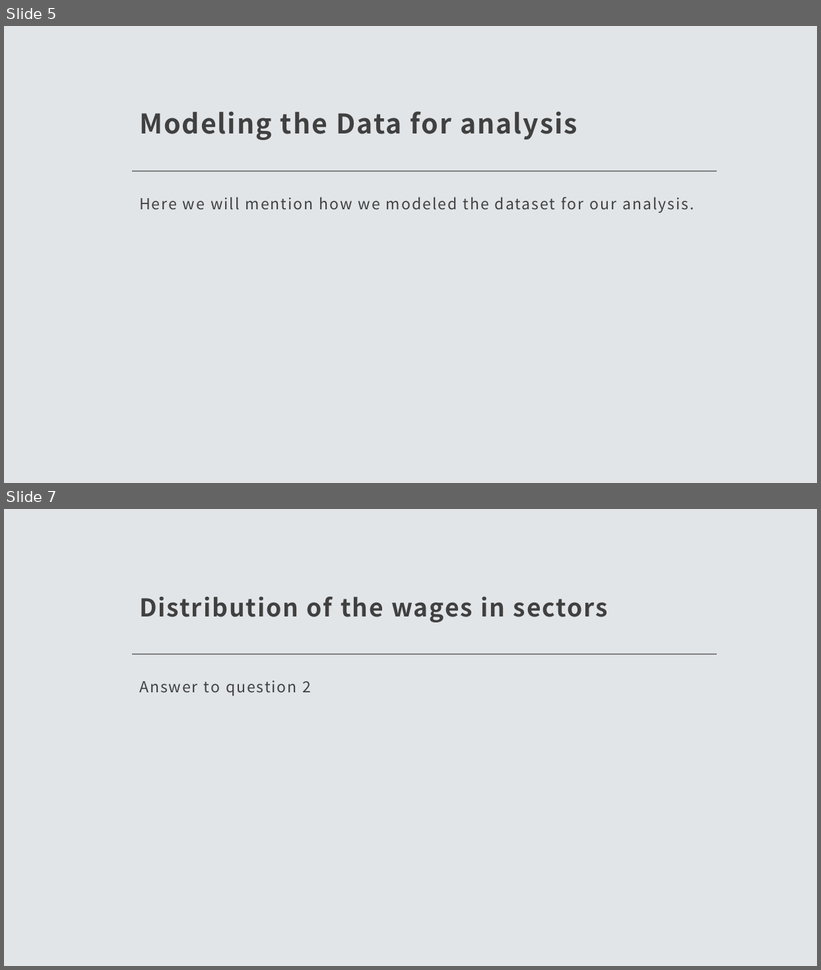
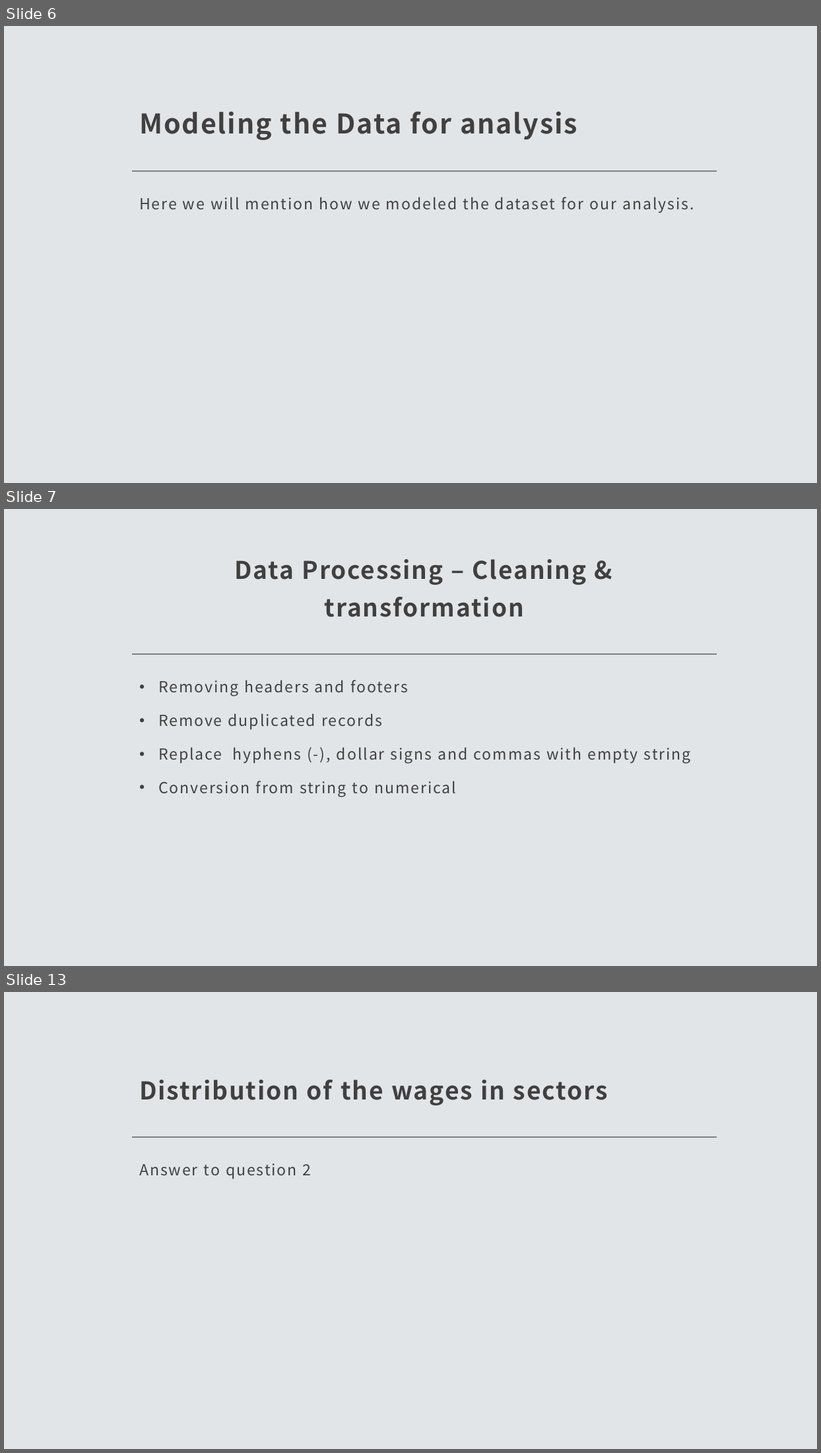
Before and after one commit to vinaya-kusuma/Project1, a slide deck: Project1.pptx. Shown one above the other, each under a label of ours: slides 5 and 7 before the commit, slides 6, 7 and 13 after it; the slides between them are not shown. The pictures are 821x970 and 821x1453 pixels, drawn with LibreOffice and Linux fonts; fonts in the diff are those of the drawing. Boxes give left, top, right and bottom in pixels: in the first picture for what was removed or moved away, otherwise in the second. Text is boxed around its words. In the diff, an @@ line names an element or a change of style, - is before the commit and + after.

```diff
--- a/Project1.pptx
+++ b/Project1.pptx
@@ slide 7 added at [4, 509, 817, 966], background #E2E5E8; not listed: 1 template element that a slide beside it also shows @@
@@ title added at [235, 559, 587, 617], 28.8 pt, text #404040, bold @@
+Data Processing – Cleaning & transformation
@@ text added at [158, 680, 691, 797], 18 pt, text #404040 @@
+• Removing headers and footers
+• Remove duplicated records
+• Replace hyphens (-), dollar signs and commas with empty string
+• Conversion from string to numerical
@@ what was slide 5 is now slide 6 @@
@@ what was slide 7 is now slide 13 @@
```
Also in this commit, not shown: 3 slides changed, 7 other slides added, 2 slides removed.
